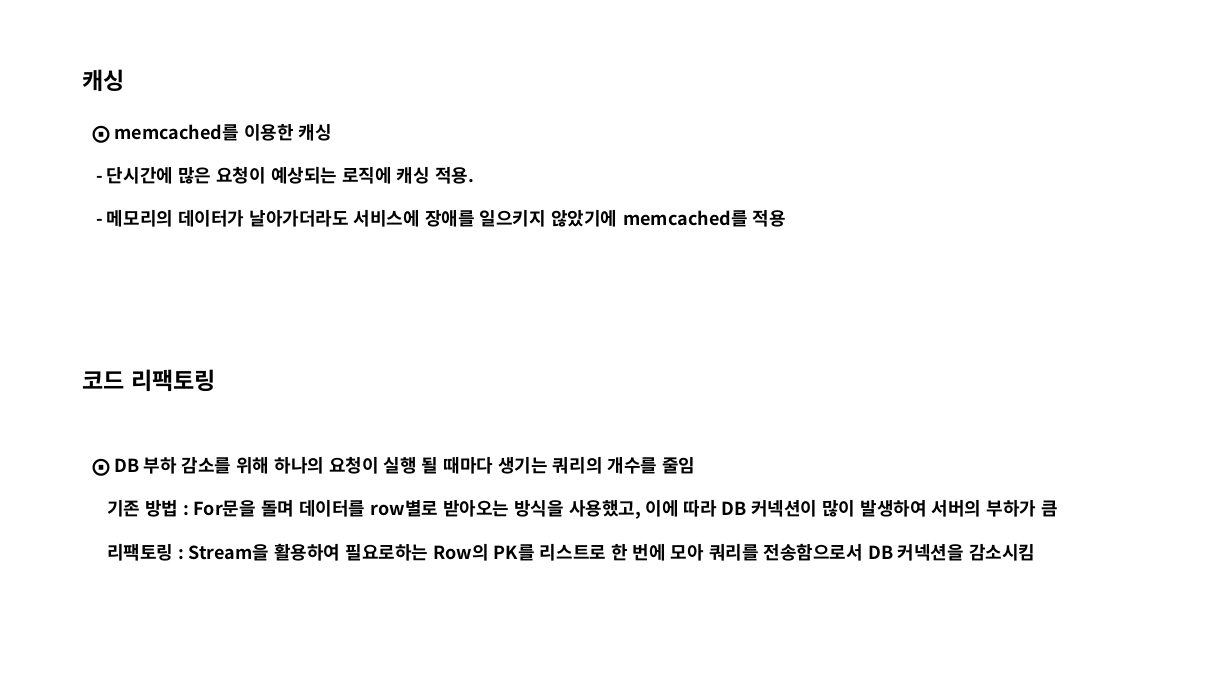
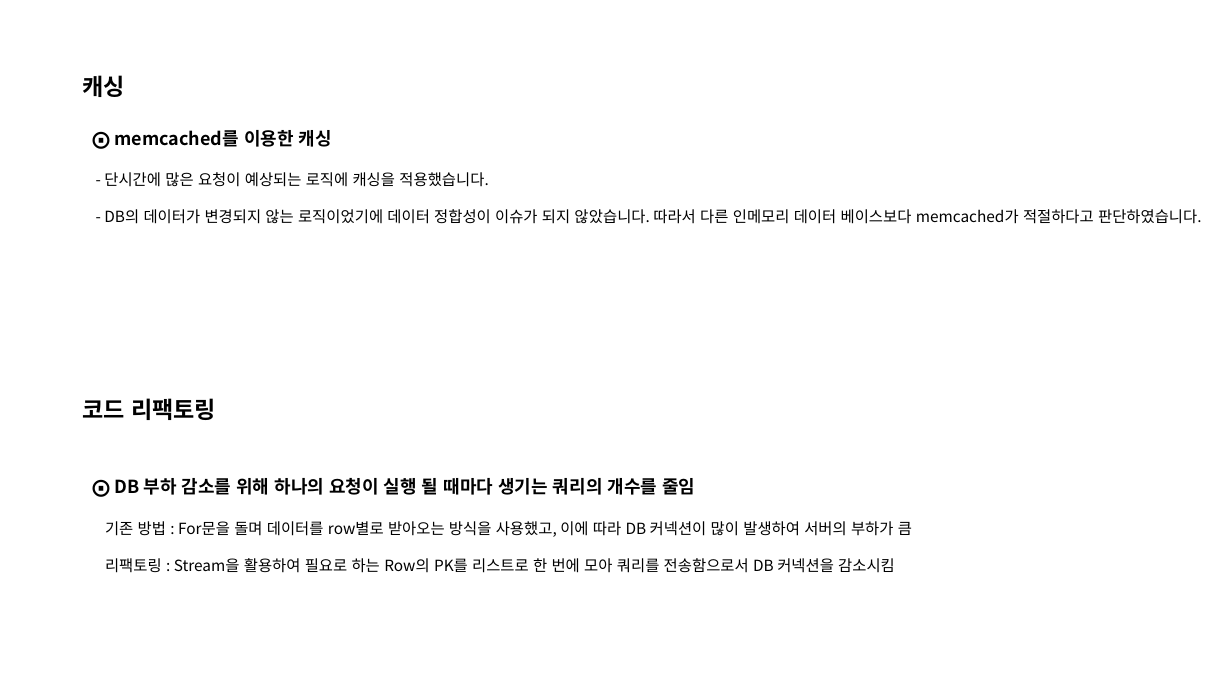
Before and after one commit to ohjinhokor/PortFolio, a slide deck: slide 11 of 오진호 포트폴리오.pptx. Drawn at 1232x693 pixels with LibreOffice and Linux fonts; fonts in the diff are those of the drawing; background and template pictures are left out. Boxes give left, top, right and bottom in pixels: in the first picture for what was removed or moved away, otherwise in the second. Text is boxed around its words. In the diff, an @@ line names an element or a change of style, - is before the commit and + after.

```diff
--- a/오진호 포트폴리오.pptx
+++ b/오진호 포트폴리오.pptx
@@ text "캐싱": place and size @@
-text "캐싱" at (82, 69, 125, 91)
+text "캐싱" at (82, 75, 125, 97)
@@ text at (104, 172, 1201, 224): text changed; size 14 to 12 pt; bold off @@
-- 단시간에 많은 요청이 예상되는 로직에 캐싱 적용.
-- 메모리의 데이터가 날아가더라도 서비스에 장애를 일으키지 않았기에 memcached를 적용
+- 단시간에 많은 요청이 예상되는 로직에 캐싱을 적용했습니다.
+- DB의 데이터가 변경되지 않는 로직이었기에 데이터 정합성이 이슈가 되지 않았습니다. 따라서 다른 인메모리 데이터 베이스보다 memcached가 적절하다고 판단하였습니다.
@@ text "코드 리팩토링": place and size @@
-text "코드 리팩토링" at (82, 369, 216, 391)
+text "코드 리팩토링" at (82, 398, 216, 420)
@@ text "⨀ DB 부하 감소를 위해 ...": place and size @@
-text "⨀ DB 부하 감소를 위해 ..." at (107, 457, 1058, 561)
+text "⨀ DB 부하 감소를 위해 ..." at (105, 478, 912, 573)
@@ text at (105, 521, 912, 537): size 14 to 12 pt, bold off in "기존 방법 : For문을 돌며 데이터를 row별로 ..." @@
@@ text at (105, 558, 895, 573): text changed; size 14 to 12 pt; bold off @@
-리팩토링 : Stream을 활용하여 필요로하는 Row의 PK를 리스트로 한 번에 모아 쿼리를 전송함으로서 DB 커넥션을 감소시킴
+리팩토링 : Stream을 활용하여 필요로 하는 Row의 PK를 리스트로 한 번에 모아 쿼리를 전송함으로서 DB 커넥션을 감소시킴
```
Also in this commit, not shown: 9 other slides changed, 1 slide added, 1 slide removed, 4 other files.
